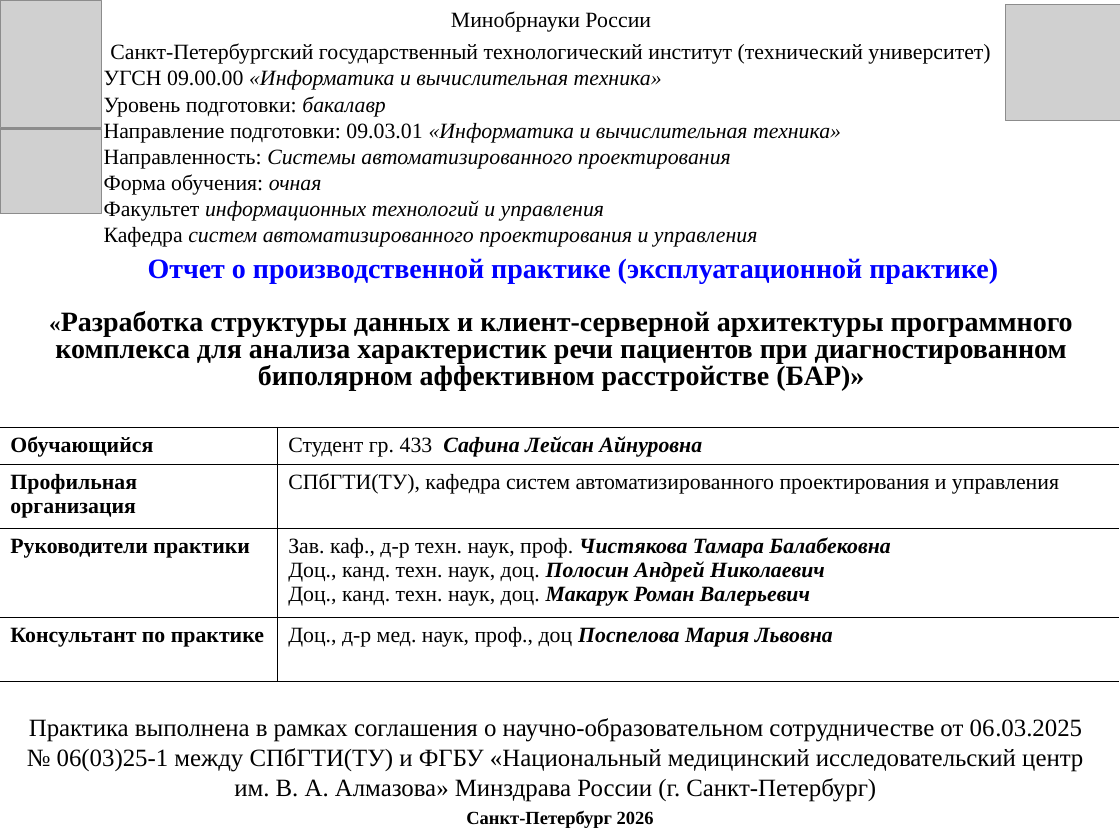
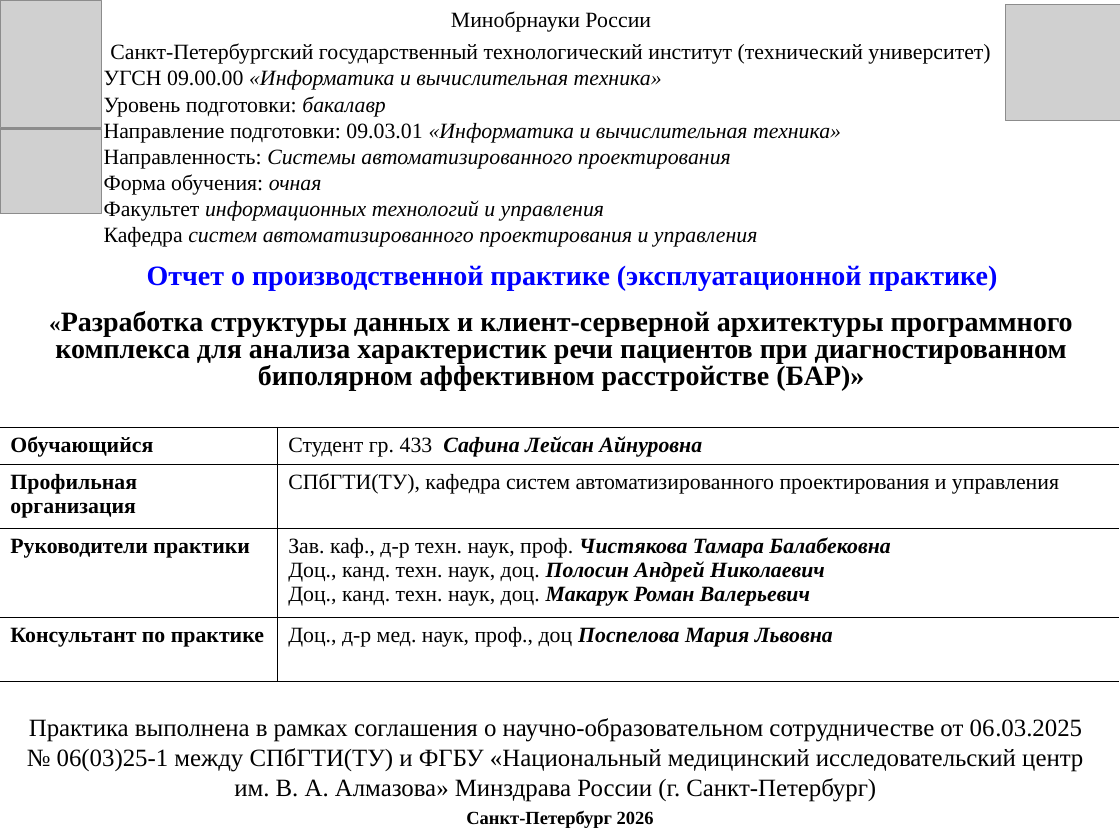
Before and after one commit to leysanSafina/BiomarkerAnalysis, a slide deck: slide 1 of Мониторинг биполярного расстройства/Практика/Сафина_практика_презентация.ppt. Drawn at 1120x840 pixels with LibreOffice and Linux fonts; fonts in the diff are those of the drawing; grey boxes stand for pictures. Boxes give left, top, right and bottom in pixels: in the first picture for what was removed or moved away, otherwise in the second. Text is boxed around its words. In the diff, an @@ line names an element or a change of style, - is before the commit and + after.

```diff
--- a/Мониторинг биполярного расстройства/Практика/Сафина_практика_презентация.ppt
+++ b/Мониторинг биполярного расстройства/Практика/Сафина_практика_презентация.ppt
@@ text "Отчет о производственной практике (эксплуатационной ...": place and size @@
-text "Отчет о производственной практике (эксплуатационной ..." at [148, 258, 998, 283]
+text "Отчет о производственной практике (эксплуатационной ..." at [147, 265, 998, 291]
```
Also in this commit, not shown: 12 other slides changed, 7 slides added, 8 other files.
